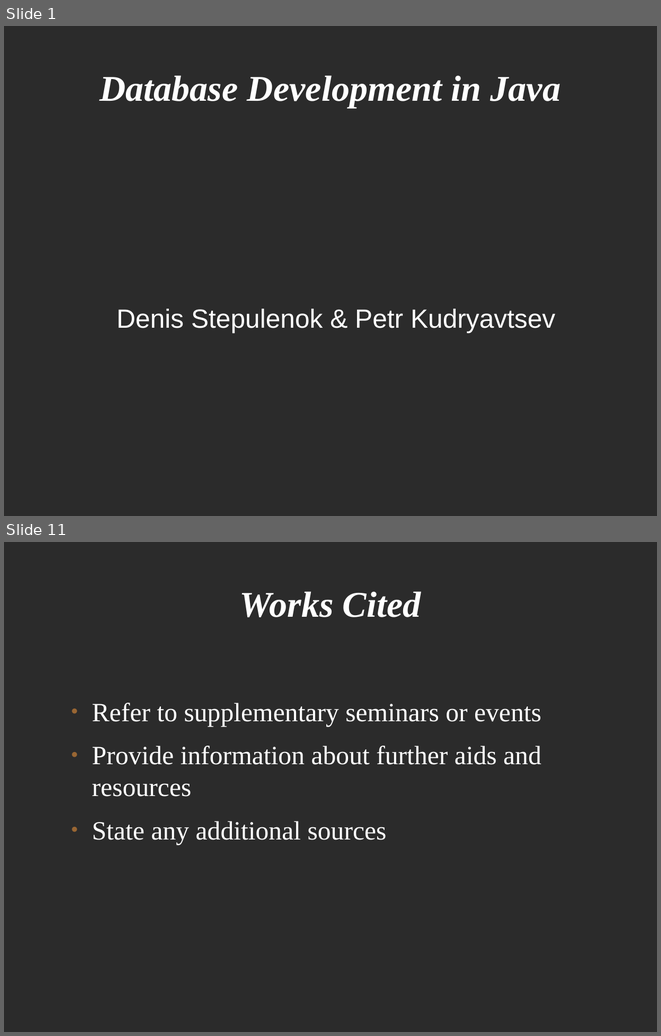
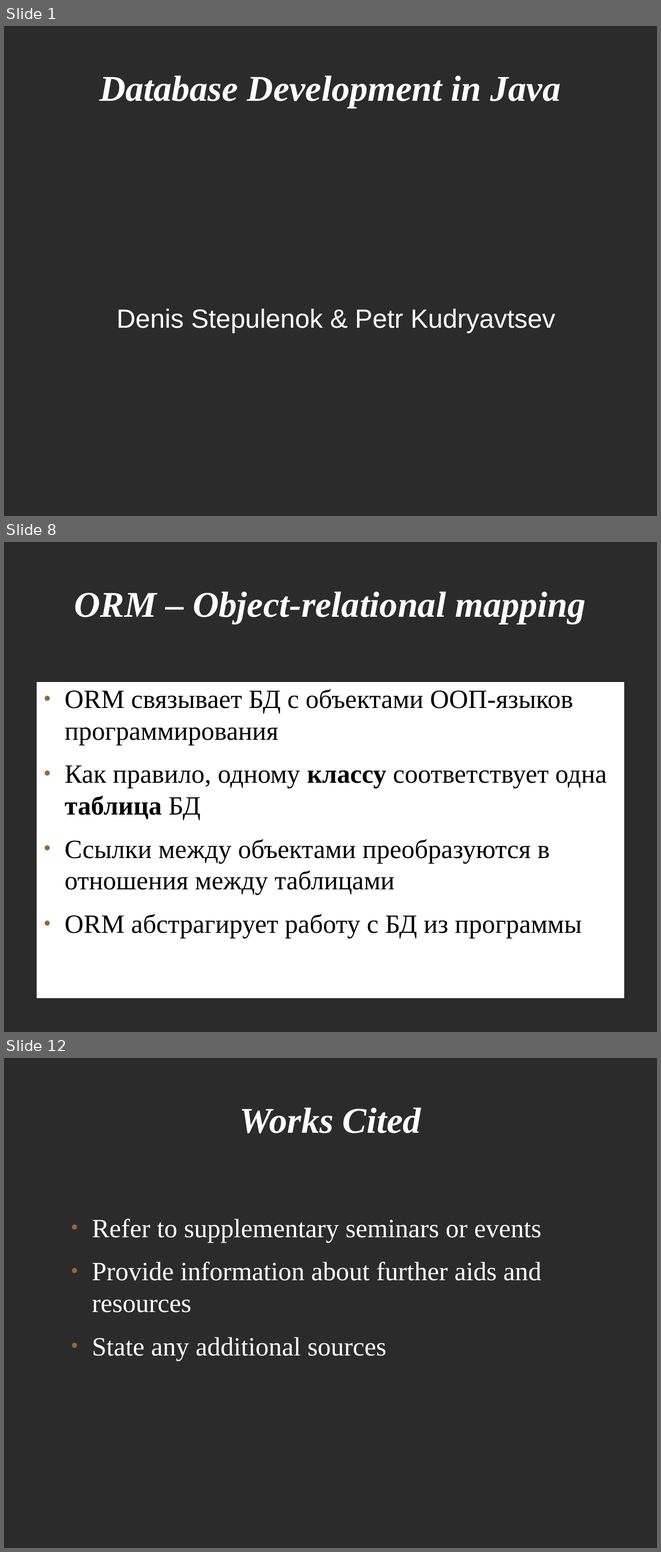
Before and after one commit to levelp/java, a slide deck: Java Databases.odp. Shown one above the other, each under a label of ours: slides 1 and 11 before the commit, slides 1, 8 and 12 after it; the slides between them are not shown. The pictures are 661x1036 and 661x1552 pixels, drawn with LibreOffice and Linux fonts; fonts in the diff are those of the drawing; background and template pictures are left out; a plain dark background stands for a picture behind light text. Boxes give left, top, right and bottom in pixels: in the first picture for what was removed or moved away, otherwise in the second. Text is boxed around its words. In the diff, an @@ line names an element or a change of style, - is before the commit and + after.

```diff
--- a/Java Databases.odp
+++ b/Java Databases.odp
@@ slide 8 added at [4,542,657,1032], background picture (left out) @@
@@ title added at [74,591,586,624], 44 pt, text #FFFFFF, bold, italic @@
+ORM – Object-relational mapping
@@ text added at [36,682,625,1004], fill #FFFFFF, 32 pt, text #000000 @@
+● ORM связывает БД с объектами ООП-языков программирования
+● Как правило, одному классу соответствует одна таблица БД
+● Ссылки между объектами преобразуются в отношения между таблицами
+● ORM абстрагирует работу с БД из программы
@@ what was slide 11 is now slide 12 @@
```
Also in this commit, not shown: 9 other slides added, 9 slides removed, 1 other file.
